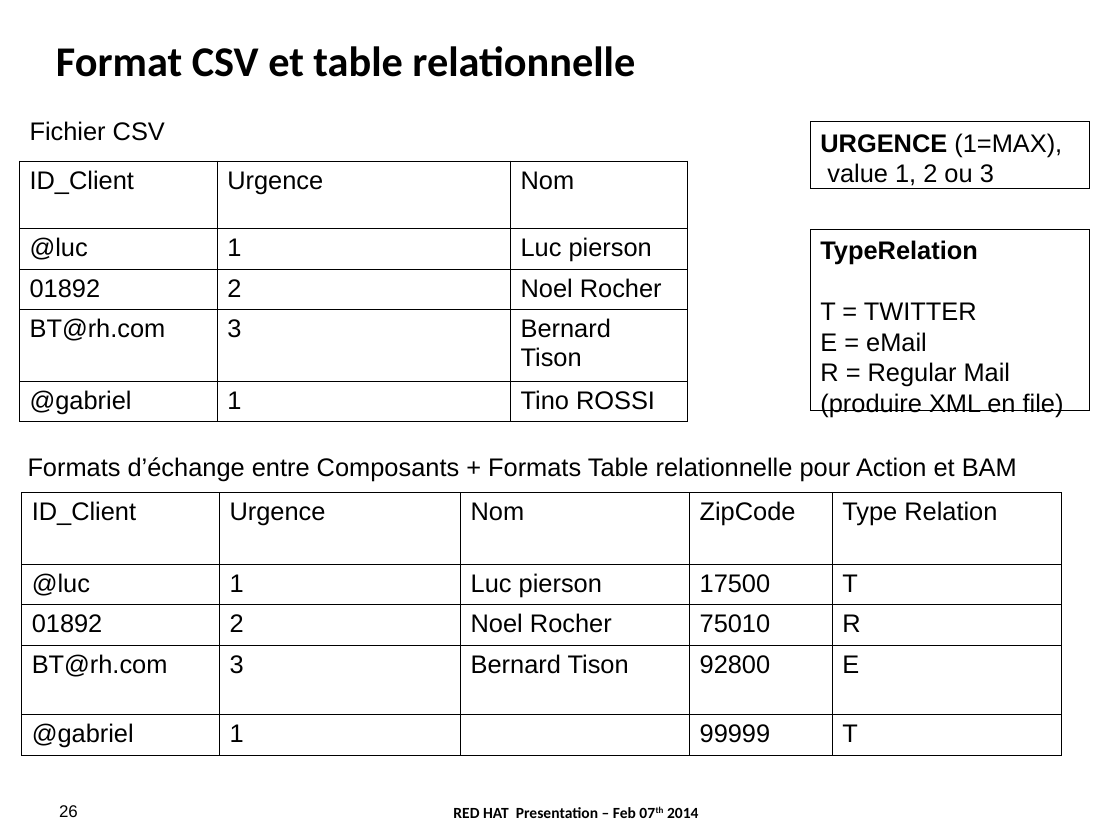
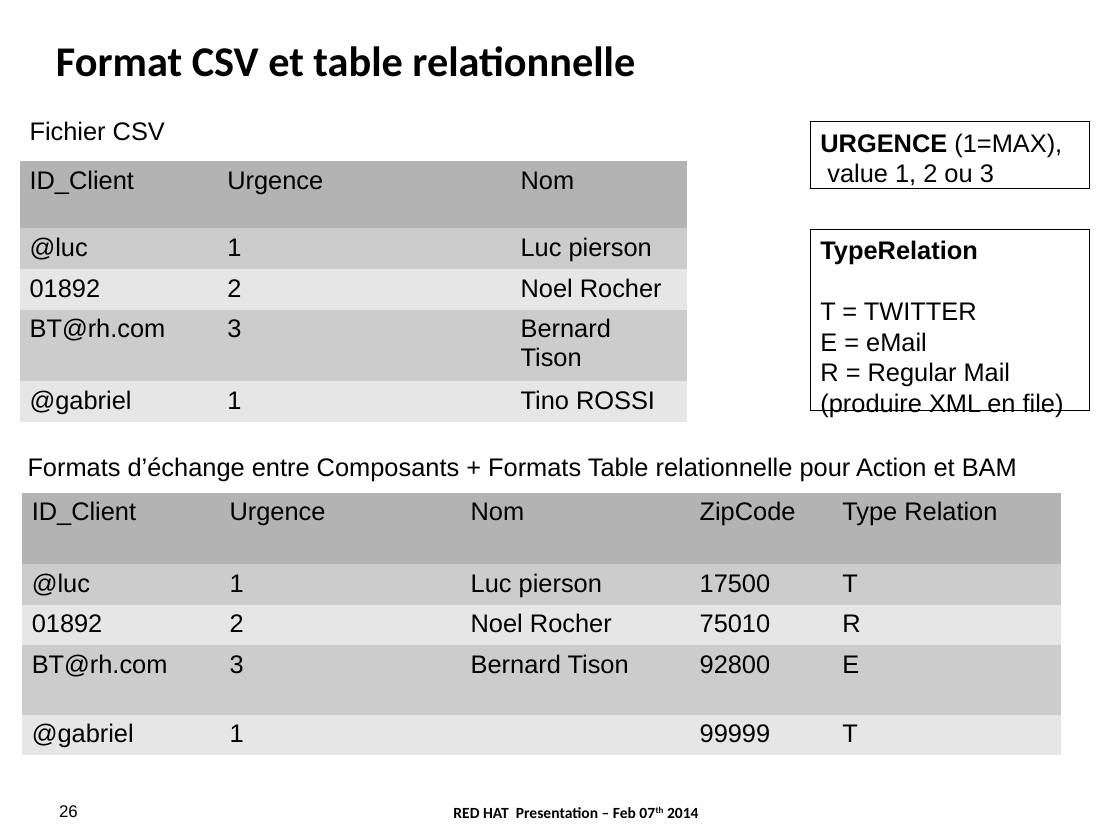
Before and after one commit to lucpierson/AngryClaim, a slide deck: slide 26 of 2014.02.AngryClaim.odp. Drawn at 1120x840 pixels with LibreOffice and Linux fonts; fonts in the diff are those of the drawing; background and template pictures are left out. Boxes give left, top, right and bottom in pixels: in the first picture for what was removed or moved away, otherwise in the second. Text is boxed around its words. In the diff, an @@ line names an element or a change of style, - is before the commit and + after.

```diff
--- a/2014.02.AngryClaim.odp
+++ b/2014.02.AngryClaim.odp
@@ table at (x1=19, y1=162, x2=688, y2=418) @@
@@ fill none to #B3B3B3 in row 1 @@
@@ fill none to #CCCCCC in 6 cells @@
@@ fill none to #E6E6E6 in 6 cells @@
@@ borders changed @@
@@ table at (x1=21, y1=493, x2=1060, y2=752) @@
@@ fill none to #B3B3B3 in row 1 @@
@@ fill none to #CCCCCC in 10 cells @@
@@ fill none to #E6E6E6 in 9 cells @@
@@ borders changed @@
```
Also in this commit, not shown: 7 other slides changed, 1 other file.
